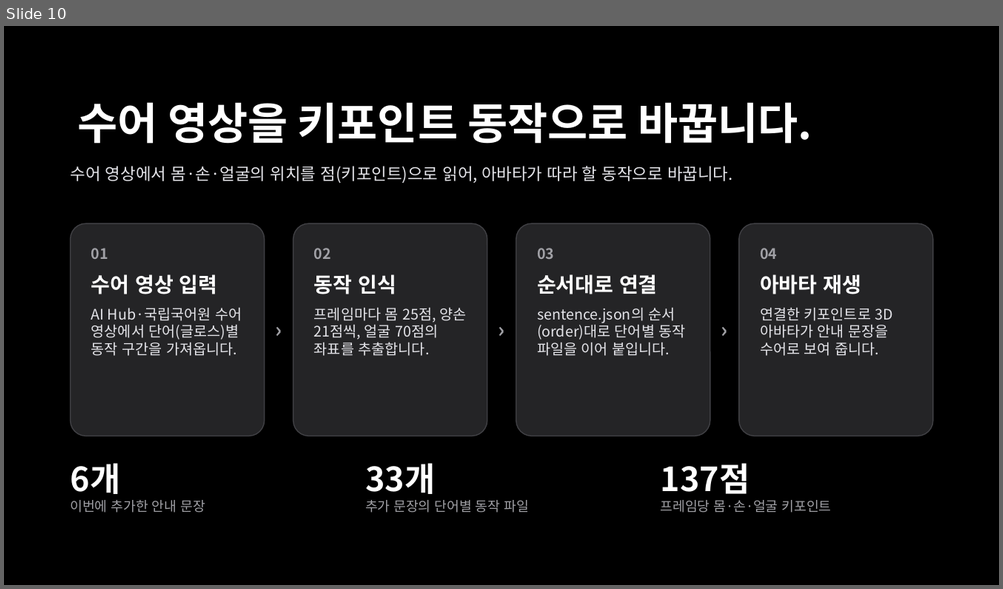
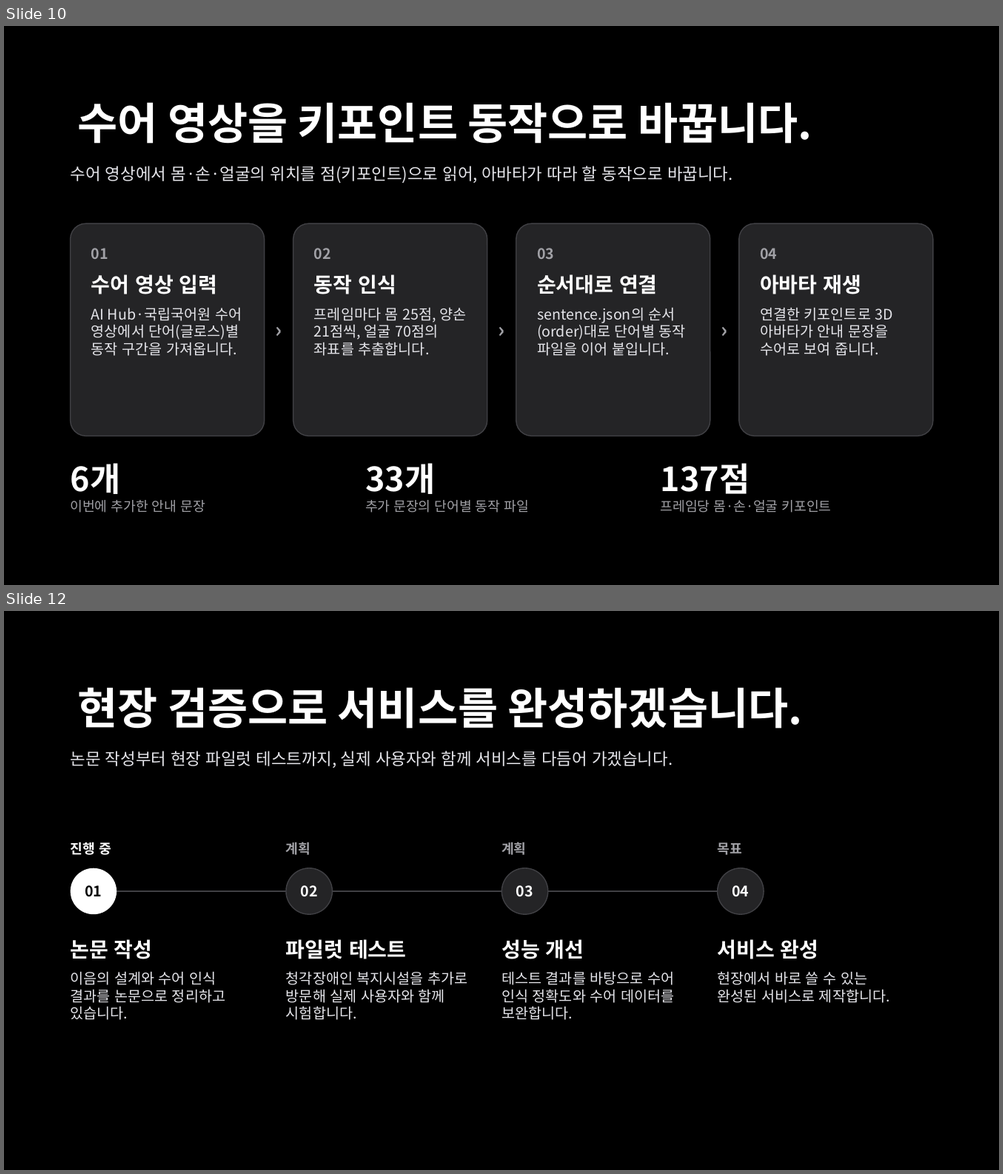
Before and after one commit to BioCode67/AI-service-project, a slide deck: 이음_추가.pptx. Shown one above the other, each under a label of ours: slide 10 before the commit, slides 10 and 12 after it; the slides between them are not shown. The pictures are 1003x589 and 1003x1174 pixels, drawn with LibreOffice and Linux fonts; fonts in the diff are those of the drawing. Boxes give left, top, right and bottom in pixels: in the first picture for what was removed or moved away, otherwise in the second. Text is boxed around its words. In the diff, an @@ line names an element or a change of style, - is before the commit and + after.

```diff
--- a/이음_추가.pptx
+++ b/이음_추가.pptx
@@ slide 12 added at bbox=[4, 611, 999, 1170], background #000000 @@
@@ text added at bbox=[78, 687, 802, 729], 42 pt, text #FFFFFF, bold @@
+현장 검증으로 서비스를 완성하겠습니다.
@@ text added at bbox=[71, 751, 672, 768], 16 pt, text #E5E5EA @@
+논문 작성부터 현장 파일럿 테스트까지, 실제 사용자와 함께 서비스를 다듬어 가겠습니다.
@@ text added at bbox=[71, 842, 111, 855], 13 pt, text #FFFFFF, bold @@
+진행 중
@@ text added at bbox=[286, 842, 310, 855], 13 pt, text #A1A1A6, bold @@
+계획
@@ text added at bbox=[501, 842, 526, 855], 13 pt, text #A1A1A6, bold @@
+계획
@@ text added at bbox=[717, 843, 742, 855], 13 pt, text #A1A1A6, bold @@
+목표
@@ ellipse added at bbox=[71, 869, 116, 914], fill #FFFFFF, 14 pt, text #000000, bold @@
+01
@@ ellipse added at bbox=[286, 869, 333, 914], fill #242426, outline #404044 1 pt, 14 pt, text #FFFFFF, bold @@
+02
@@ ellipse added at bbox=[502, 869, 548, 914], fill #242426, outline #404044 1 pt, 14 pt, text #FFFFFF, bold @@
+03
@@ ellipse added at bbox=[717, 869, 763, 914], fill #242426, outline #404044 1 pt, 14 pt, text #FFFFFF, bold @@
+04
@@ rectangle added at bbox=[94, 891, 740, 892], fill #404044 @@
@@ text added at bbox=[71, 940, 225, 1020], 14 pt, text #E5E5EA @@
+논문 작성
+이음의 설계와 수어 인식 결과를 논문으로 정리하고 있습니다.
@@ text added at bbox=[286, 940, 467, 1020], 14 pt, text #E5E5EA @@
+파일럿 테스트
+청각장애인 복지시설을 추가로 방문해 실제 사용자와 함께 시험합니다.
@@ text added at bbox=[501, 940, 674, 1020], 14 pt, text #E5E5EA @@
+성능 개선
+테스트 결과를 바탕으로 수어 인식 정확도와 수어 데이터를 보완합니다.
@@ text added at bbox=[717, 940, 890, 1003], 14 pt, text #E5E5EA @@
+서비스 완성
+현장에서 바로 쓸 수 있는 완성된 서비스로 제작합니다.
```
Also in this commit, not shown: 1 slide changed, 1 other file.
